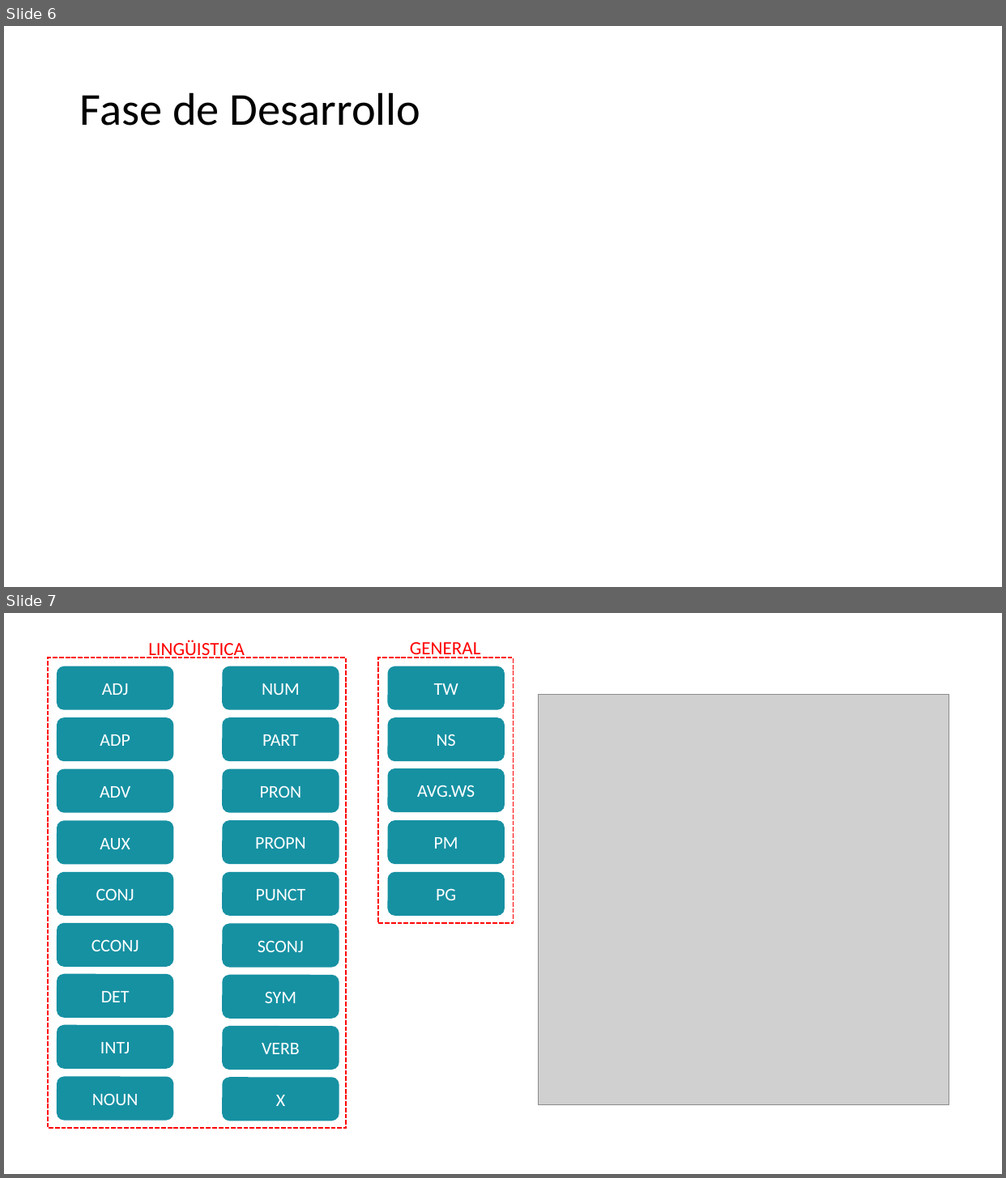
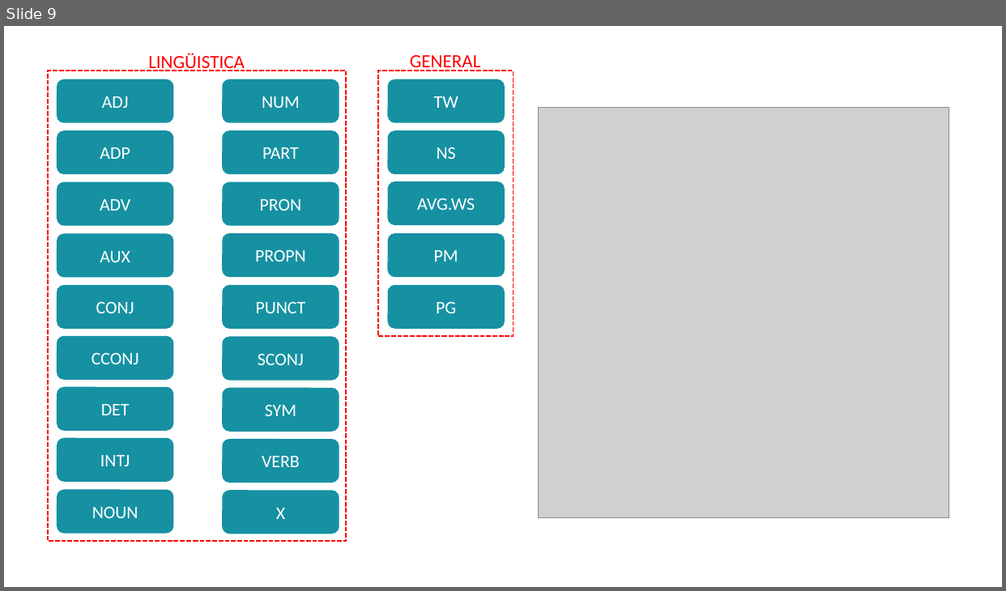
Before and after one commit to pablofernandez070/BrainLingua, a slide deck: Manual_Usuario/BrainLingua NLP.pptx. Shown one above the other, each under a label of ours: slides 6 and 7 before the commit, slide 9 after it. The pictures are 1006x1178 and 1006x591 pixels, drawn with LibreOffice and Linux fonts; fonts in the diff are those of the drawing; grey boxes stand for pictures. Boxes give left, top, right and bottom in pixels: in the first picture for what was removed or moved away, otherwise in the second. Text is boxed around its words. In the diff, an @@ line names an element or a change of style, - is before the commit and + after.

```diff
--- a/Manual_Usuario/BrainLingua NLP.pptx
+++ b/Manual_Usuario/BrainLingua NLP.pptx
@@ slide 6 removed at box(4, 26, 1002, 587), background #FFFFFF @@
@@ title removed at box(80, 92, 421, 126) @@
-Fase de Desarrollo
@@ what was slide 7 is now slide 9 @@
```
Also in this commit, not shown: 6 slides changed, 4 slides added, 1 other slide removed, 12 other files.
